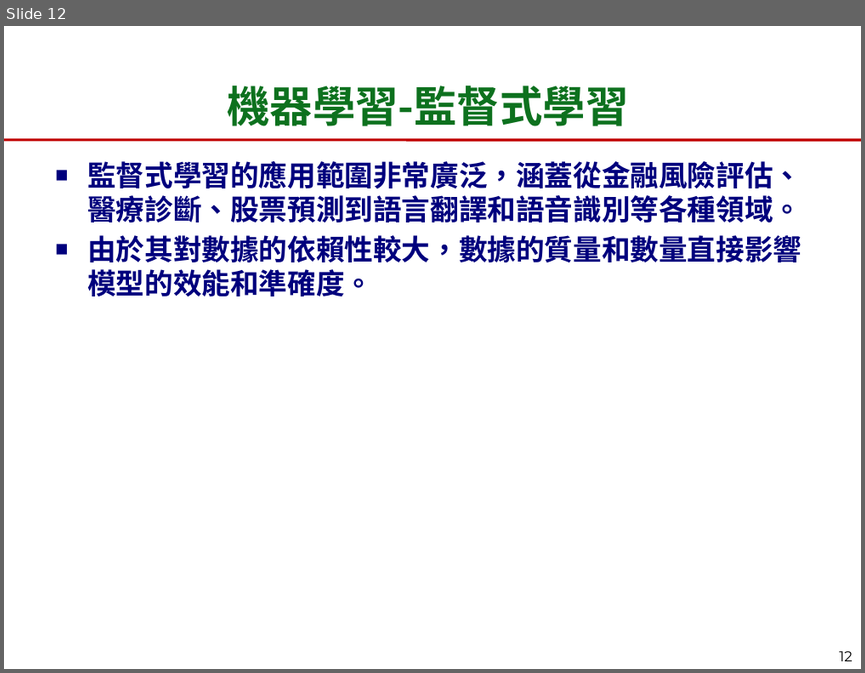
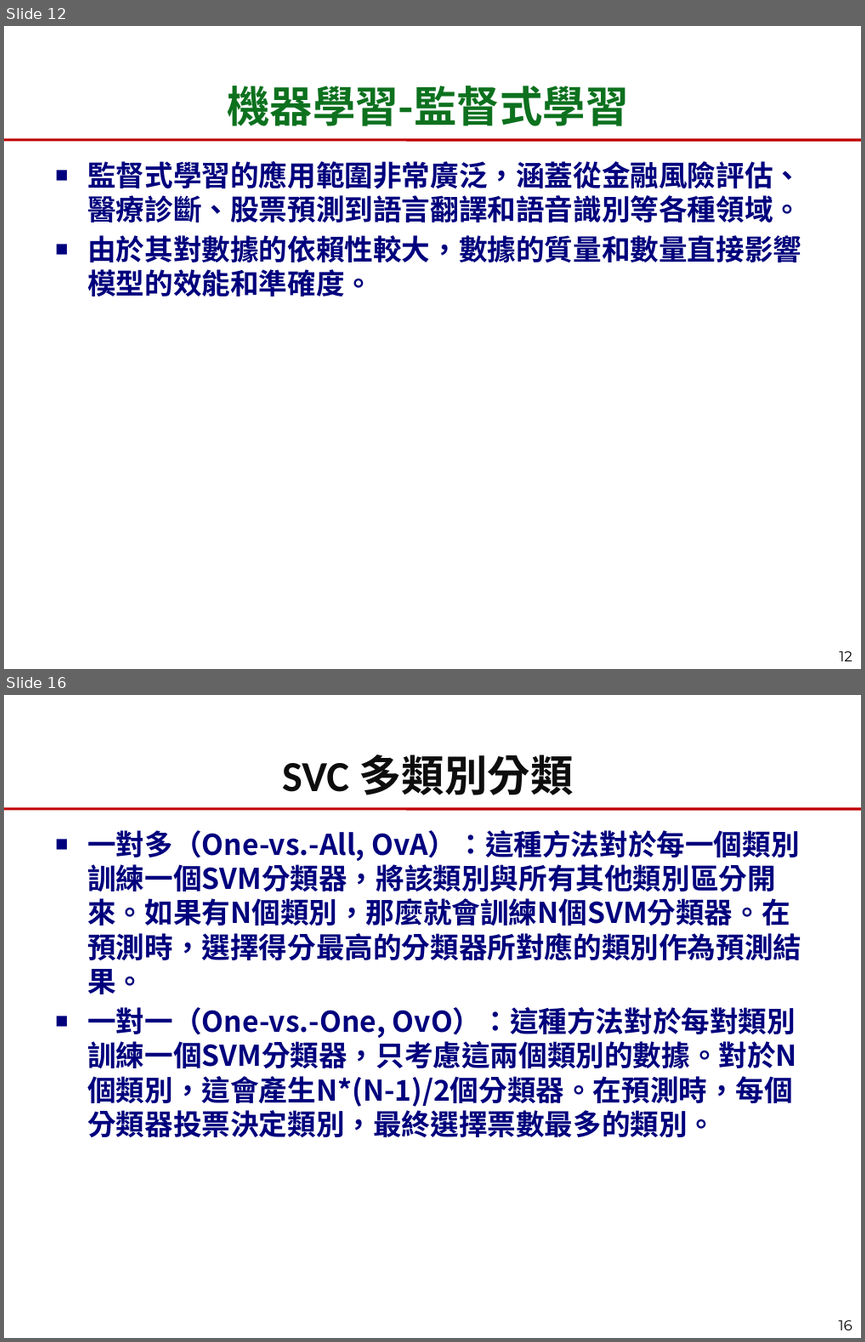
Before and after one commit to chengtaoyang/cycu_ai2024_ctyang, a slide deck: 20240423/day9_2024_AIML_About_AIML.pptx. Shown one above the other, each under a label of ours: slide 12 before the commit, slides 12 and 16 after it; the slides between them are not shown. The pictures are 865x673 and 865x1342 pixels, drawn with LibreOffice and Linux fonts; fonts in the diff are those of the drawing; background and template pictures are left out. Boxes give left, top, right and bottom in pixels: in the first picture for what was removed or moved away, otherwise in the second. Text is boxed around its words. In the diff, an @@ line names an element or a change of style, - is before the commit and + after.

```diff
--- a/20240423/day9_2024_AIML_About_AIML.pptx
+++ b/20240423/day9_2024_AIML_About_AIML.pptx
@@ slide 16 added at (4,695,861,1338), background picture (left out); not listed: 1 template element that a slide beside it also shows @@
@@ title added at (282,755,574,795), 36 pt, text #0D0D0D, bold @@
+SVC 多類別分類
@@ text added at (87,830,801,1137), 24 pt, text #00007D, bold @@
+■ 一對多（One-vs.-All, OvA）：這種方法對於每一個類別訓練一個SVM分類器，將該類別與所有其他類別區分開來。如果有N個類別，那麼就會訓練N個SVM分類器。在預測時，選擇得分最高的分類器所對應的類別作為預測結果。
+■ 一對一（One-vs.-One, OvO）：這種方法對於每對類別訓練一個SVM分類器，只考慮這兩個類別的數據。對於N個類別，這會產生N*(N-1)/2個分類器。在預測時，每個分類器投票決定類別，最終選擇票數最多的類別。
@@ page number added at (839,1320,852,1330), 12 pt, text #000000 @@
+16
```
Also in this commit, not shown: 1 slide changed, 2 other slides added.
